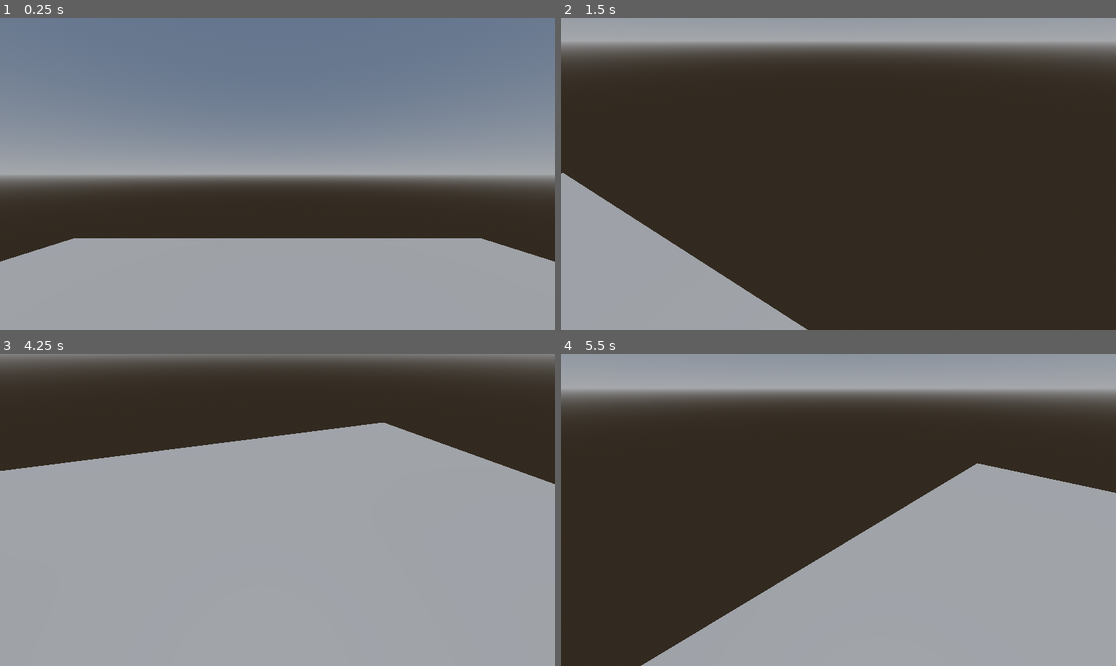
Above: before the commit, frames 1-4 (two rows, left to right).
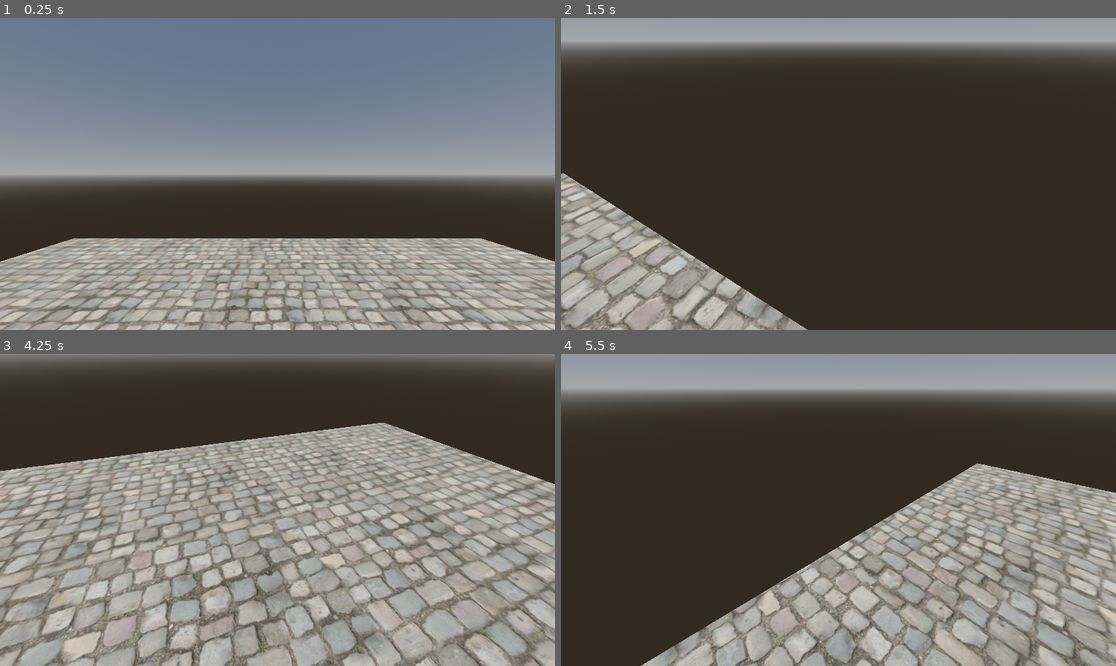
Above: after the commit, the same moments.

Repository: vierth/qianlongsworld
Game: Godot game, scene res://levels/main/main.tscn
The game is run twice, just before and just after one commit, with the same random seed, the same clock (stepped at 60 frames per second) and the same inputs.
Inputs (mouse positions are in pixels of both pictures, inside the frame that each line leads up to):
- Up to frame 1 (0.25 s): no input
- Up to frame 2 (1.5 s): tap Enter (ui_accept) at 0.5, 0.77 s; move the mouse to (960, 158) at 0.52 s; hold D (right) 0.53-1.28 s; click (960, 158) at 0.67 s; move the mouse to (810, 174) at 1.27 s; hold W (forward) from 1.28 s (still down)
- Up to frame 3 (4.25 s): keep holding W (forward); tap Enter (ui_accept) at 1.52, 2, 2.75, 3.02, 3.5, 3.77 s; move the mouse to (288, 503) at 2.02 s; move the mouse to (271, 516) at 2.77 s; move the mouse to (316, 513) at 3.52 s
- Up to frame 4 (5.5 s): keep holding W (forward); move the mouse to (794, 506) at 4.27 s; tap Enter (ui_accept) at 4.52 s; move the mouse to (844, 510) at 5.02 s

The runs differ from the first frame. In frame 1, 16% of the frame differs, in the area x 0-100%, y 70-100%; in frame 2, 6.8%; in frame 3, 37%, in the area x 0-100%, y 22-100%; in frame 4, 19%.

Commit message:
Add cobblestone texture

Diff:
--- a/game/levels/main/main.tscn
+++ b/game/levels/main/main.tscn
@@ -1,6 +1,8 @@
-[gd_scene load_steps=7 format=3 uid="uid://ceg17eyehxdir"]
+[gd_scene load_steps=10 format=3 uid="uid://ceg17eyehxdir"]
 
+[ext_resource type="Texture2D" uid="uid://cwgnycma6qqbx" path="res://assets/textures/roads/cobblestone/cobblestone_floor_08_diff_2k.jpg" id="1_7mm4m"]
 [ext_resource type="PackedScene" uid="uid://buoa4rfr48kmo" path="res://characters/player/player.tscn" id="1_gyeyk"]
+[ext_resource type="Texture2D" uid="uid://bun0npkhy1ilj" path="res://assets/textures/roads/cobblestone/cobblestone_floor_08_nor_gl_2k.jpg" id="2_u2tk3"]
 
 [sub_resource type="ProceduralSkyMaterial" id="ProceduralSkyMaterial_ulyki"]
 
@@ -11,7 +13,16 @@
 background_mode = 2
 sky = SubResource("Sky_t3s8o")
 
+[sub_resource type="StandardMaterial3D" id="StandardMaterial3D_68tw1"]
+albedo_texture = ExtResource("1_7mm4m")
+normal_enabled = true
+normal_scale = 0.5
+normal_texture = ExtResource("2_u2tk3")
+uv1_scale = Vector3(0.5, 0.5, 0.5)
+uv1_triplanar = true
+
 [sub_resource type="PlaneMesh" id="PlaneMesh_jmfsn"]
+material = SubResource("StandardMaterial3D_68tw1")
 size = Vector2(10, 10)
 
 [sub_resource type="ConvexPolygonShape3D" id="ConvexPolygonShape3D_ly38x"]
Binary file added: game/assets/textures/roads/cobblestone/cobblestone_floor_08_diff_2k.jpg
Not shown, added: game/assets/textures/roads/cobblestone/cobblestone_floor_08_diff_2k.jpg.import
Binary file added: game/assets/textures/roads/cobblestone/cobblestone_floor_08_nor_gl_2k.jpg
Not shown, added: game/assets/textures/roads/cobblestone/cobblestone_floor_08_nor_gl_2k.jpg.import
Binary file added: game/assets/textures/roads/cobblestone/cobblestone_floor_08_rough_2k.jpg
Not shown, added: game/assets/textures/roads/cobblestone/cobblestone_floor_08_rough_2k.jpg.import
Not shown, added: game/assets/textures/roads/cobblestone/credits.md
